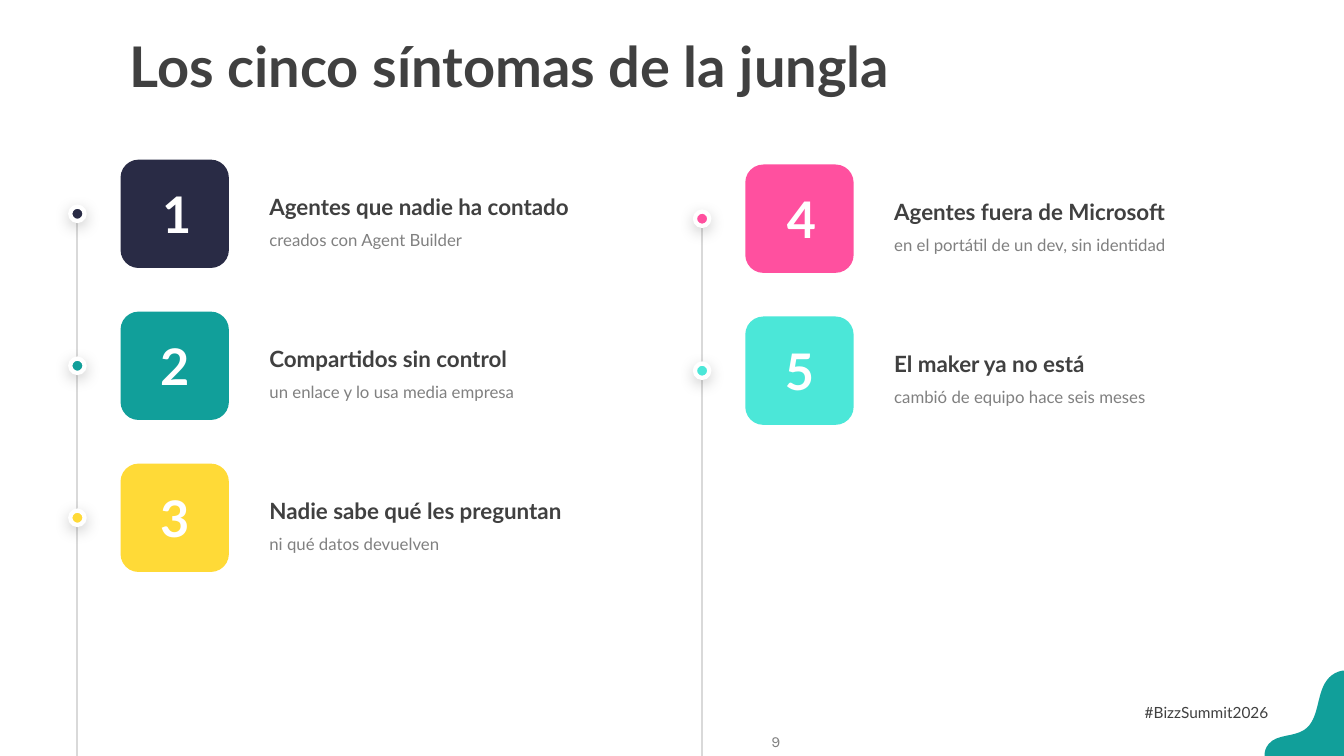
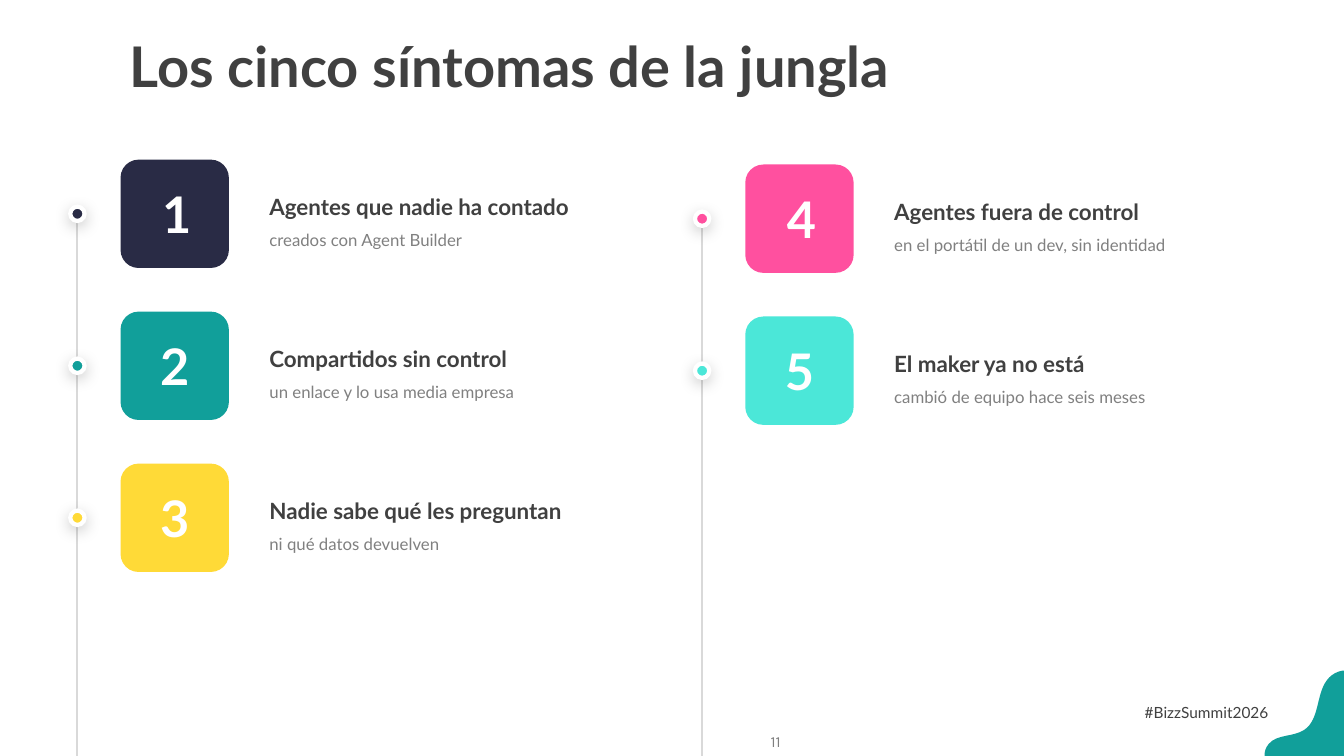
Before and after one commit to antoniosql/materiales-sesiones, a slide deck: slide 11 of BizzSummit/2026/01_trabajo/BizzSummit2026_De_la_jungla_al_control_plane.pptx (slide 9 before the commit). Drawn at 1344x756 pixels with LibreOffice and Linux fonts; fonts in the diff are those of the drawing; background and template pictures are left out. Boxes give left, top, right and bottom in pixels: in the first picture for what was removed or moved away, otherwise in the second. Text is boxed around its words. In the diff, an @@ line names an element or a change of style, - is before the commit and + after.

```diff
--- a/BizzSummit/2026/01_trabajo/BizzSummit2026_De_la_jungla_al_control_plane.pptx
+++ b/BizzSummit/2026/01_trabajo/BizzSummit2026_De_la_jungla_al_control_plane.pptx
@@ text at (x1=894, y1=203, x2=1139, y2=224): text changed @@
-Agentes fuera de Microsoft
+Agentes fuera de control
@@ page number at (x1=771, y1=737, x2=781, y2=747): text changed @@
-9
+11
```
Also in this commit, not shown: 7 other slides changed, 10 slides added.
